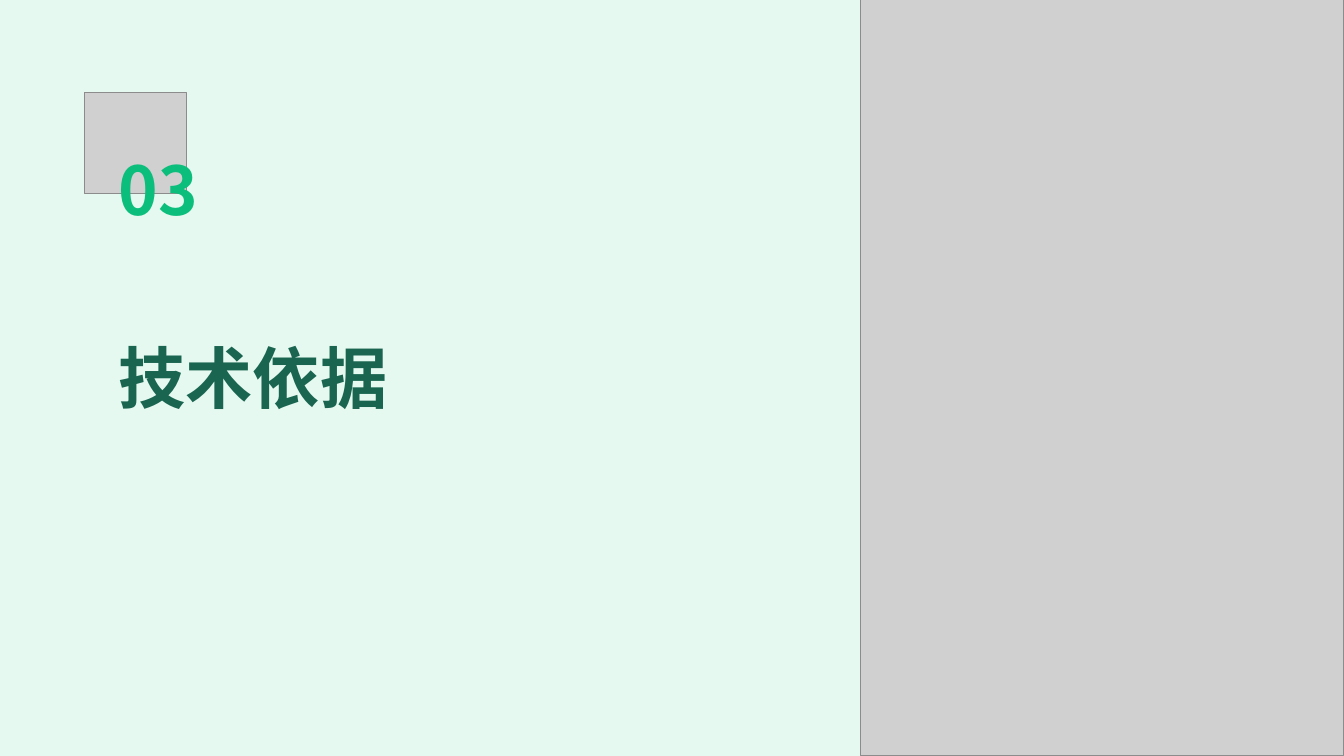
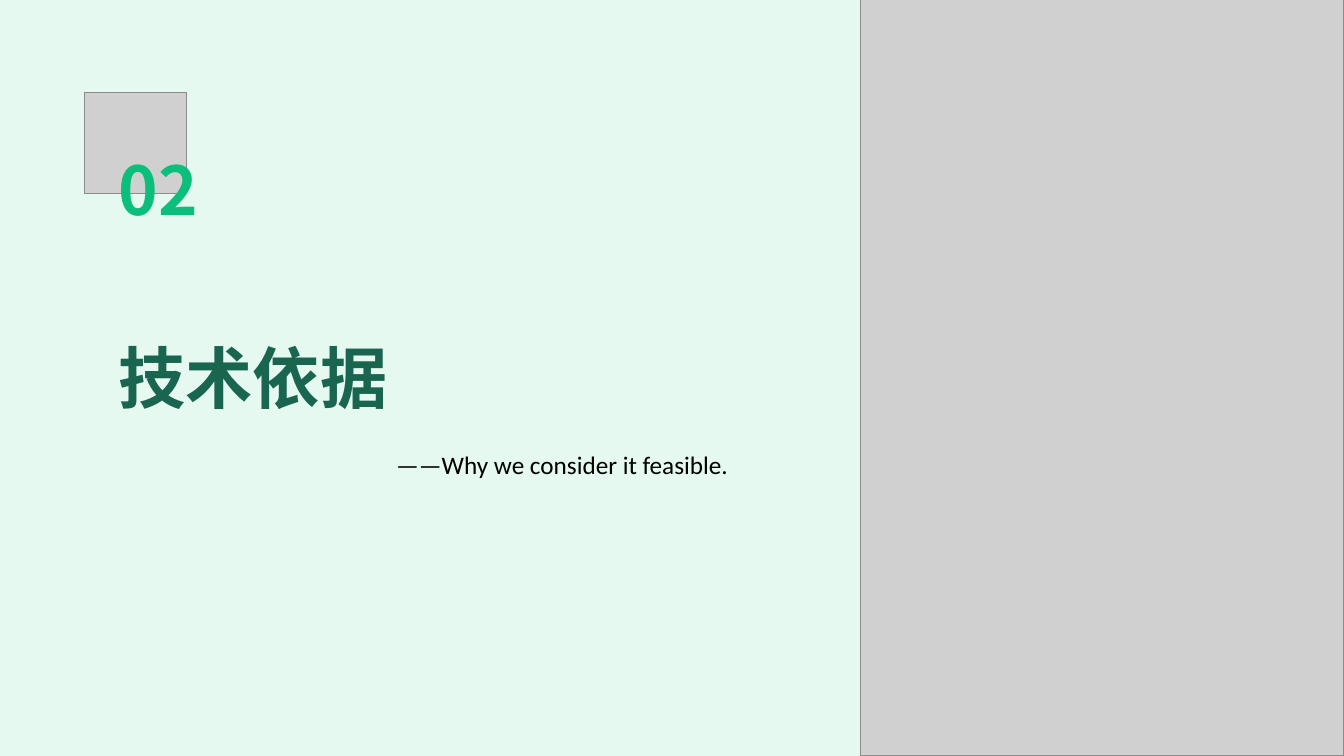
Before and after one commit to OSH-2024/Rage_of_dUST, a slide deck: slide 10 of docs/mid_term/Rage_of_dUST_midterm_report.pptx (slide 12 before the commit). Drawn at 1344x756 pixels with LibreOffice and Linux fonts; fonts in the diff are those of the drawing; grey boxes stand for pictures. Boxes give left, top, right and bottom in pixels: in the first picture for what was removed or moved away, otherwise in the second. Text is boxed around its words. In the diff, an @@ line names an element or a change of style, - is before the commit and + after.

```diff
--- a/docs/mid_term/Rage_of_dUST_midterm_report.pptx
+++ b/docs/mid_term/Rage_of_dUST_midterm_report.pptx
@@ text at [119,146,198,231]: text changed @@
-03
+02
@@ text added at [396,456,728,478], 18 pt, text #000000 @@
+——Why we consider it feasible.
```
Also in this commit, not shown: 8 other slides changed, 5 slides added, 5 slides removed, 10 other files.
